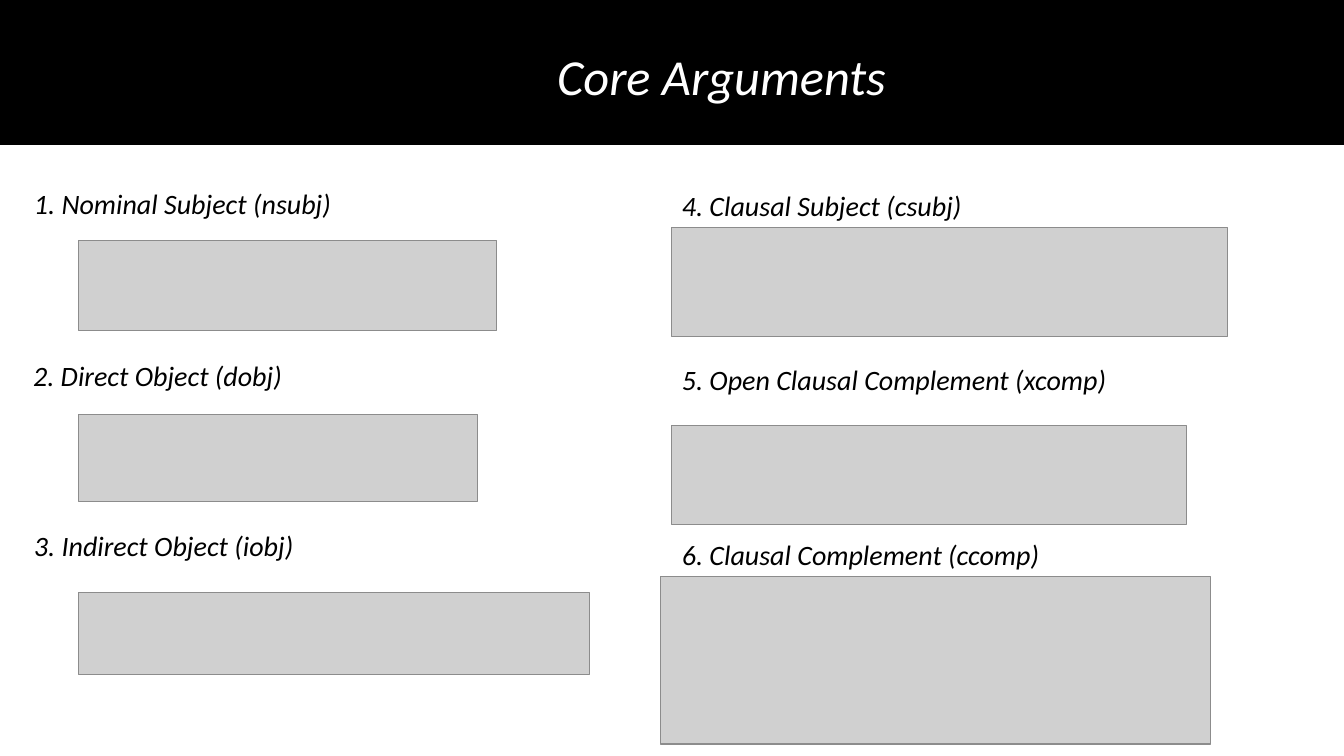
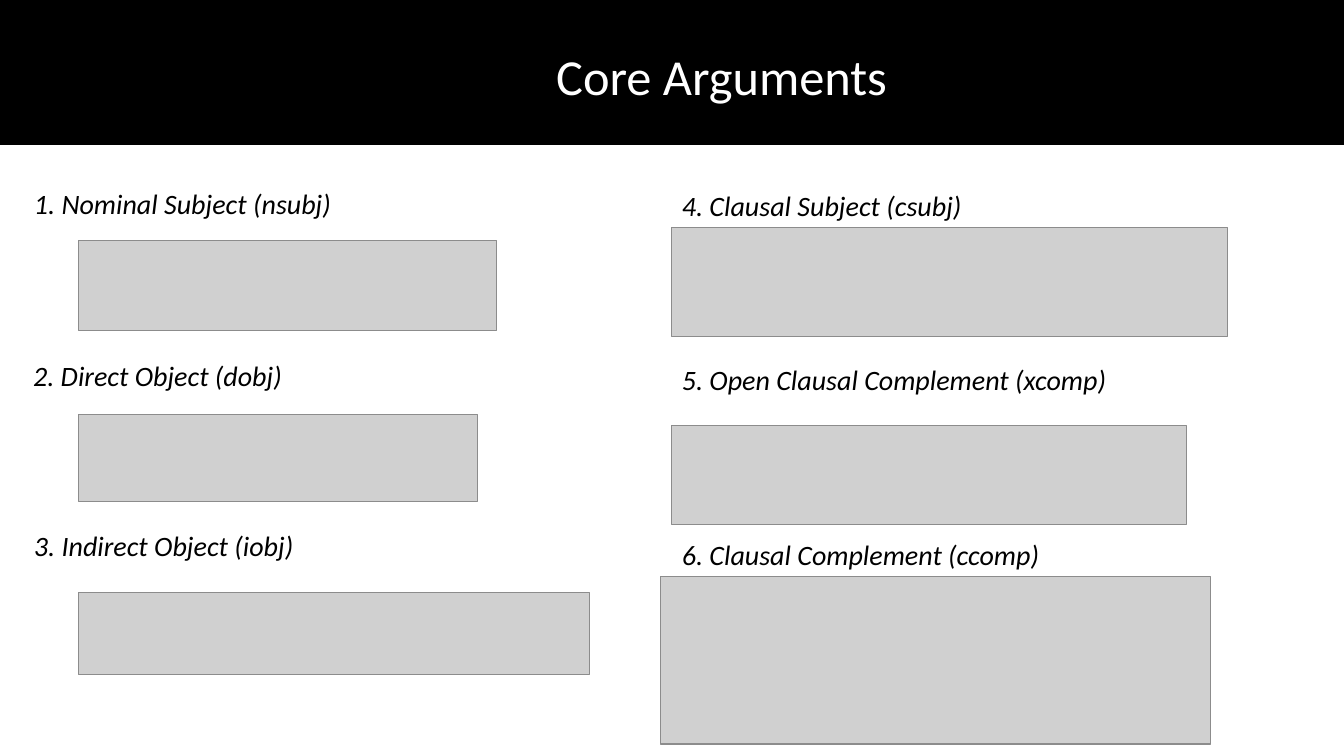
Before and after one commit to DhruvaPendharkar/thesis-project, a slide deck: slide 30 of Notes/ThesisPresentation.pptx. Drawn at 1344x756 pixels with LibreOffice and Linux fonts; fonts in the diff are those of the drawing; grey boxes stand for pictures. Boxes give left, top, right and bottom in pixels: in the first picture for what was removed or moved away, otherwise in the second. Text is boxed around its words. In the diff, an @@ line names an element or a change of style, - is before the commit and + after.

```diff
--- a/Notes/ThesisPresentation.pptx
+++ b/Notes/ThesisPresentation.pptx
@@ text "Core Arguments" at <box>556,62,887,104</box>: italic off @@
```
Also in this commit, not shown: 10 other slides changed, 14 slides added.
